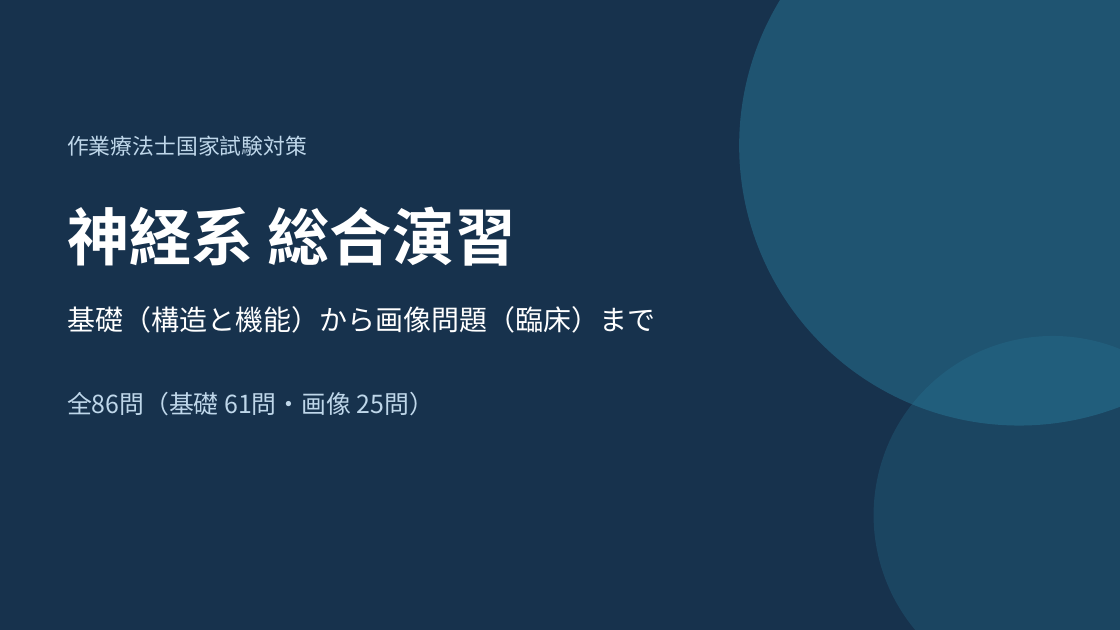
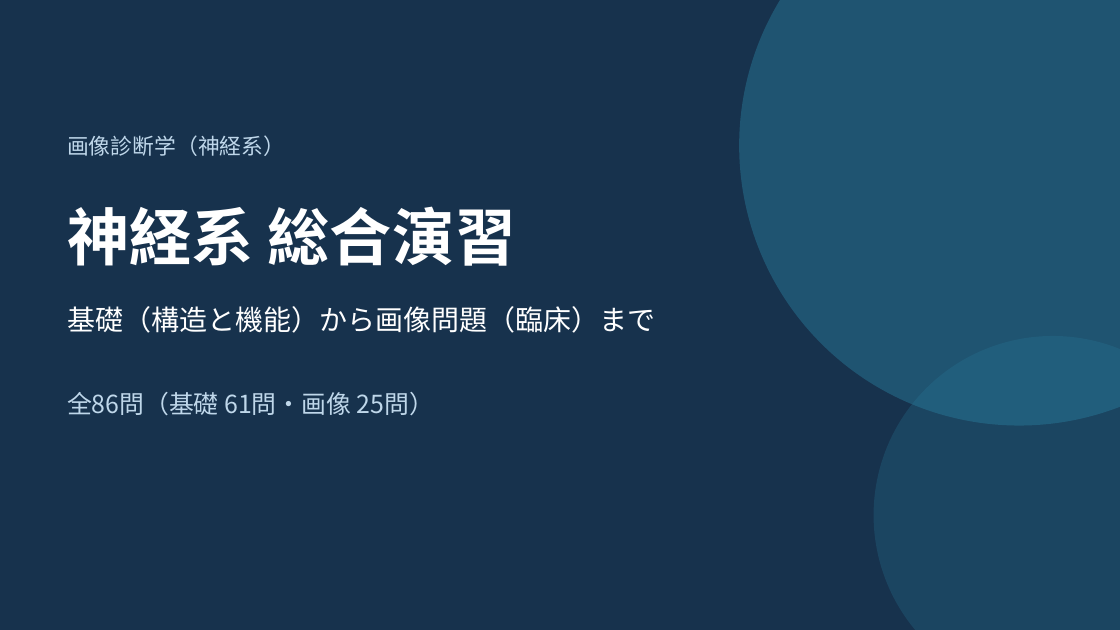
Before and after one commit to snowlife0211-pixel/bookish-fishstick, a slide deck: slide 1 of materials/神経系 総合演習_解説（統合版）.pptx. Drawn at 1120x630 pixels with LibreOffice and Linux fonts; fonts in the diff are those of the drawing. Boxes give left, top, right and bottom in pixels: in the first picture for what was removed or moved away, otherwise in the second. Text is boxed around its words. In the diff, an @@ line names an element or a change of style, - is before the commit and + after.

```diff
--- a/materials/神経系 総合演習_解説（統合版）.pptx
+++ b/materials/神経系 総合演習_解説（統合版）.pptx
@@ text at (67, 135, 285, 156): text changed @@
-作業療法士国家試験対策
+画像診断学（神経系）
```
Also in this commit, not shown: 4 other files.
